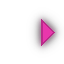
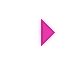
Layered file, before and after one edit (w=64, h=64). Changes by layer:
"Layer 9": opacity 70% → 10%, painted on it over (x1=29, y1=11, x2=64, y2=54)
